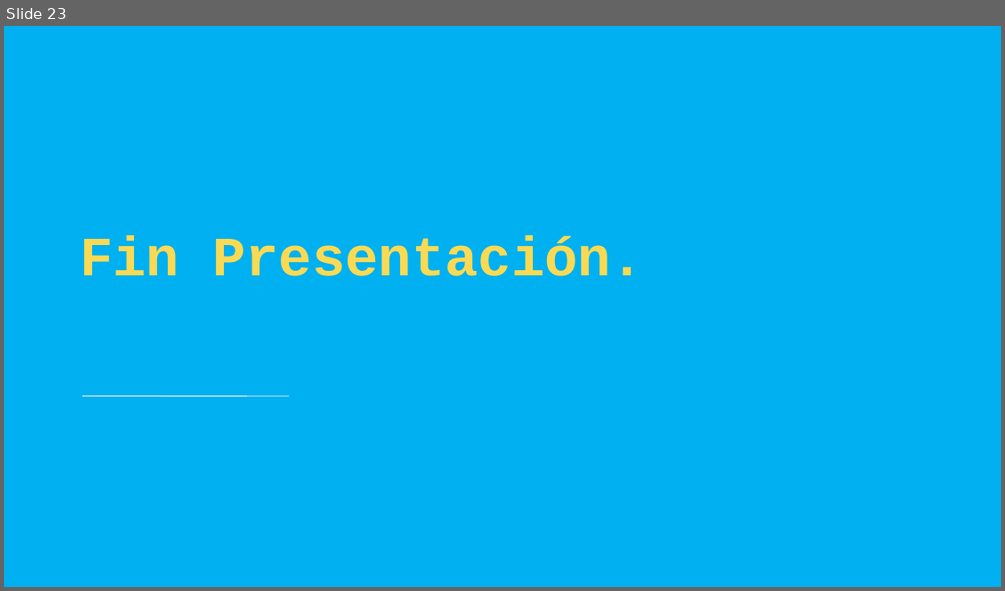
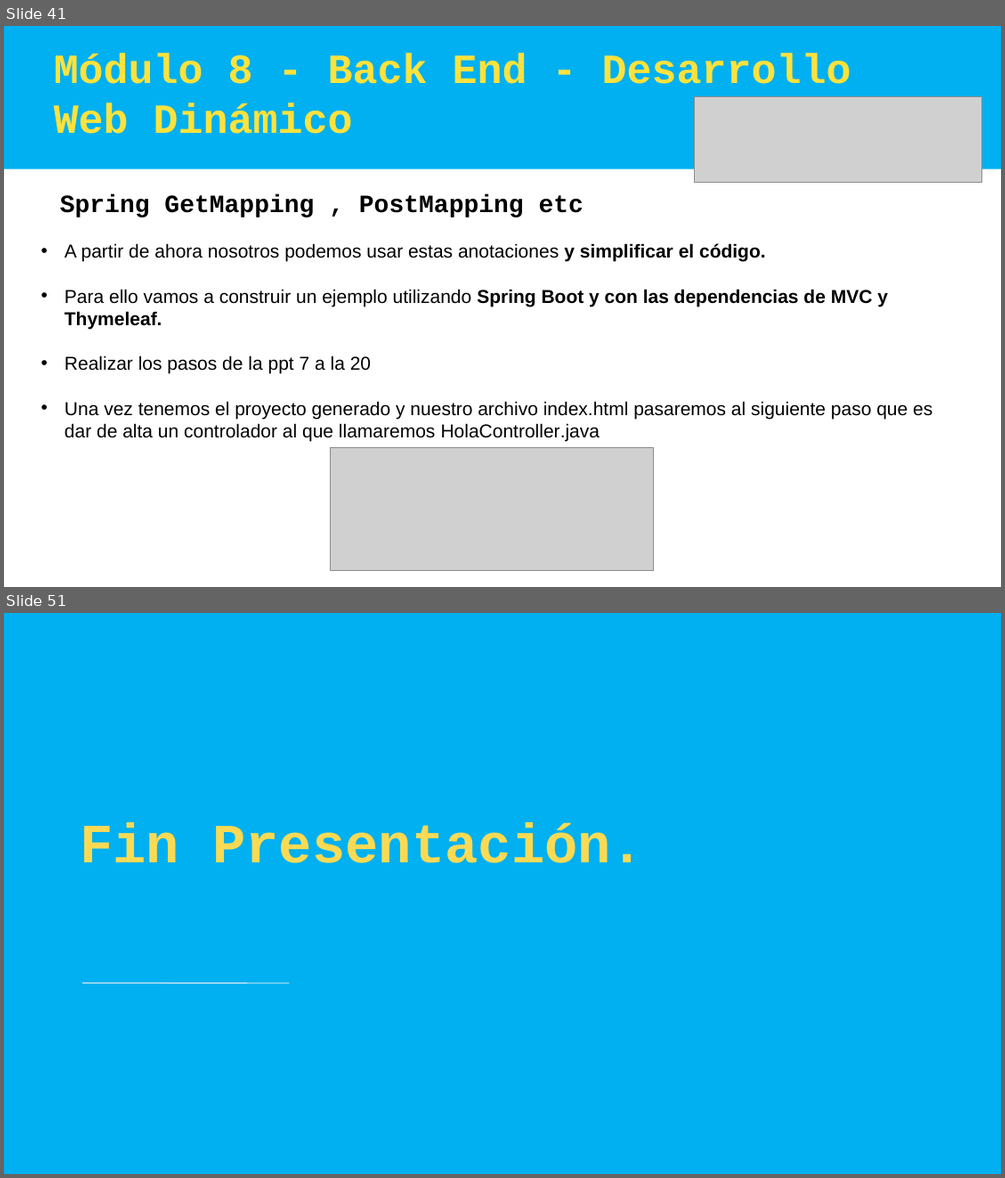
Before and after one commit to cesarprogramador/Angular, a slide deck: Argentina Programa - SpringBoot MVC.pptx. Shown one above the other, each under a label of ours: slide 23 before the commit, slides 41 and 51 after it; the slides between them are not shown. The pictures are 1005x591 and 1005x1178 pixels, drawn with LibreOffice and Linux fonts; fonts in the diff are those of the drawing; grey boxes stand for pictures. Boxes give left, top, right and bottom in pixels: in the first picture for what was removed or moved away, otherwise in the second. Text is boxed around its words. In the diff, an @@ line names an element or a change of style, - is before the commit and + after.

```diff
--- a/Argentina Programa - SpringBoot MVC.pptx
+++ b/Argentina Programa - SpringBoot MVC.pptx
@@ slide 41 added at (4,26,1001,587), background #FFFFFF @@
@@ rectangle added at (4,26,1001,169), fill #00B0F0 @@
@@ text added at (54,54,851,134), 40 pt, text #FDE23D, bold @@
+Módulo 8 - Back End - Desarrollo Web Dinámico
@@ picture added at (695,97,982,183) @@
@@ text added at (60,194,583,217), 24 pt, text #000000, bold @@
+Spring GetMapping , PostMapping etc
@@ text added at (65,243,932,441), 18 pt, text #000000 @@
+• A partir de ahora nosotros podemos usar estas anotaciones y simplificar el código.
+• Para ello vamos a construir un ejemplo utilizando Spring Boot y con las dependencias de MVC y Thymeleaf.
+• Realizar los pasos de la ppt 7 a la 20
+• Una vez tenemos el proyecto generado y nuestro archivo index.html pasaremos al siguiente paso que es dar de alta un controlador al que llamaremos HolaController.java
@@ picture added at (330,447,654,571) @@
@@ what was slide 23 is now slide 51 @@
```
Also in this commit, not shown: 19 slides changed, 30 other slides added, 1 slide removed.
